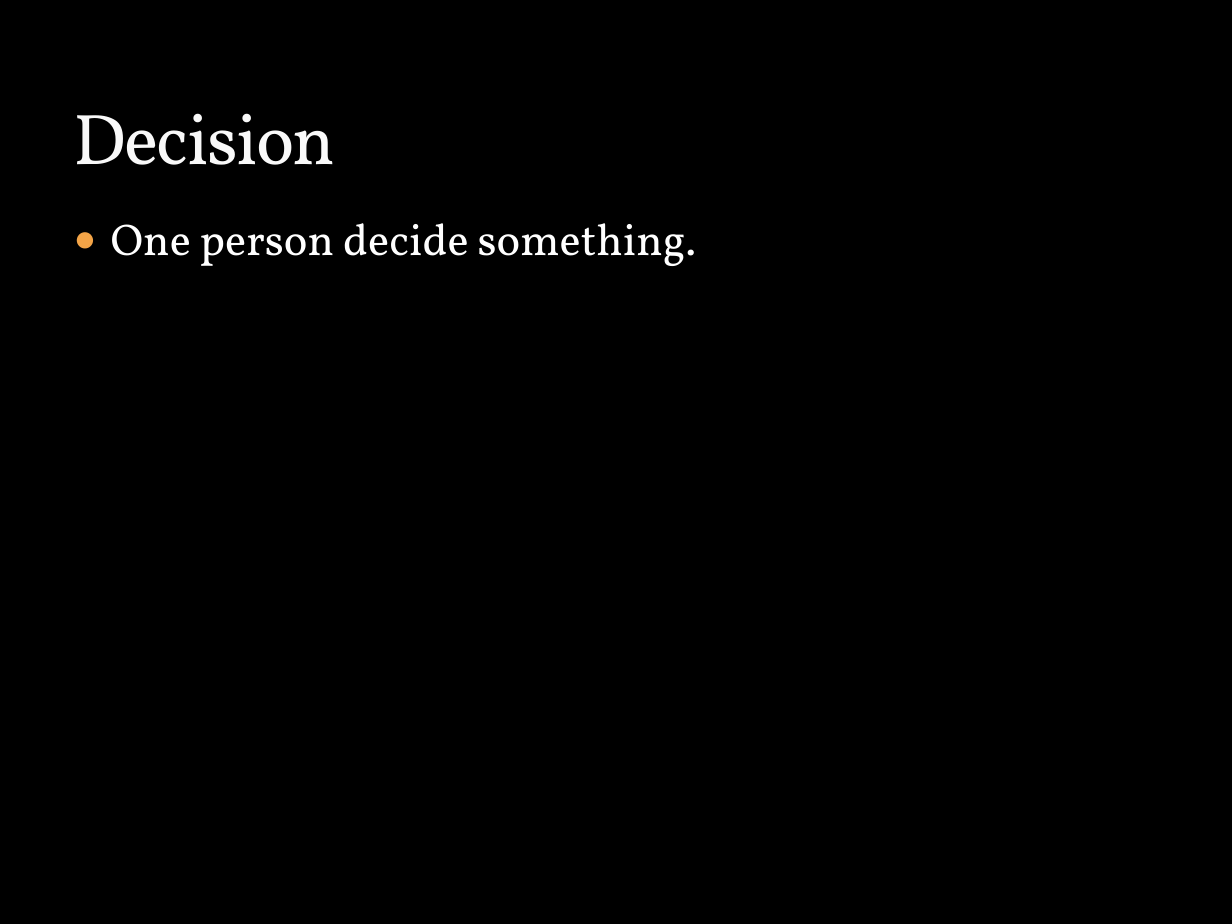
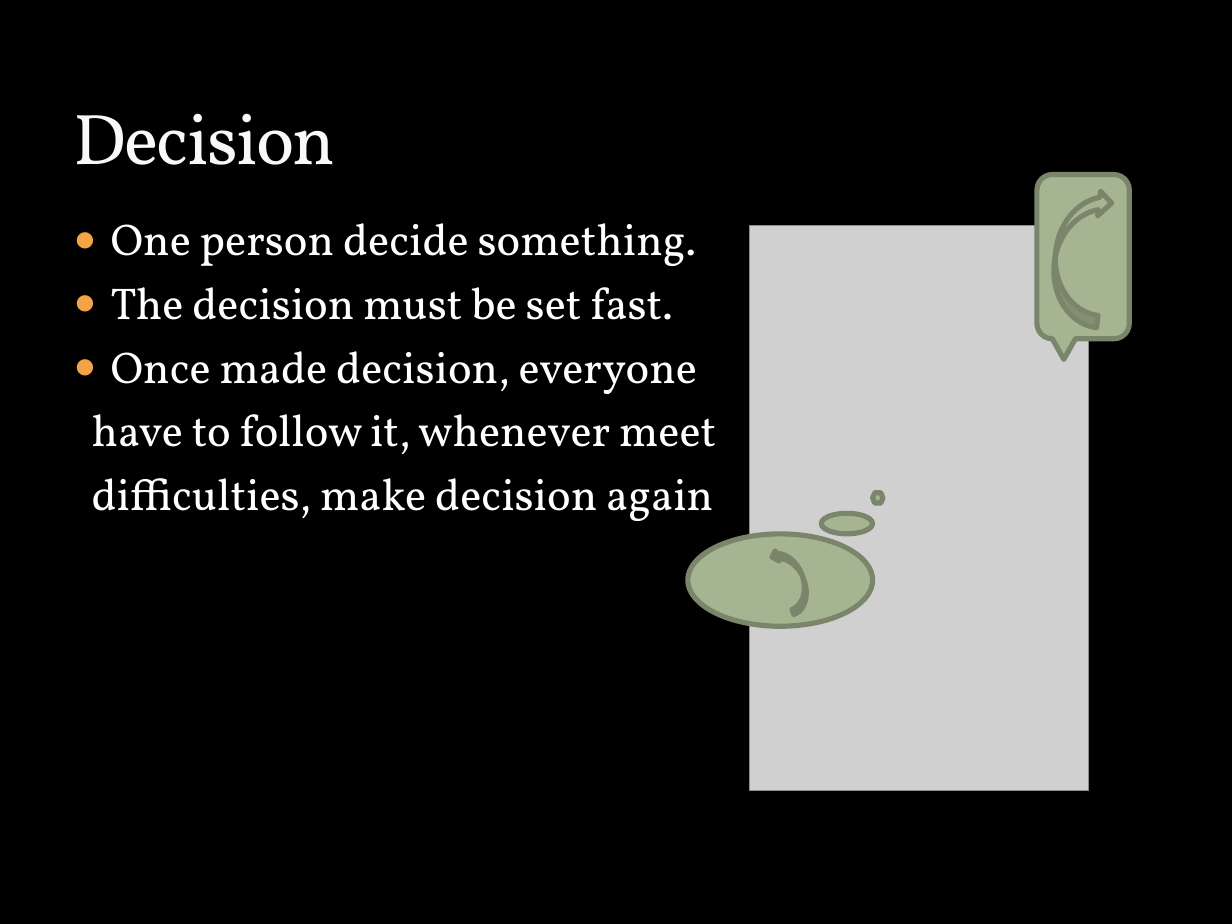
Before and after one commit to liyistc/cleansync, a slide deck: slide 9 of Lightning talk.pptx. Drawn at 1232x924 pixels with LibreOffice and Linux fonts; fonts in the diff are those of the drawing; grey boxes stand for pictures; background and template pictures are left out. Boxes give left, top, right and bottom in pixels: in the first picture for what was removed or moved away, otherwise in the second. Text is boxed around its words. In the diff, an @@ line names an element or a change of style, - is before the commit and + after.

```diff
--- a/Lightning talk.pptx
+++ b/Lightning talk.pptx
@@ rounded speech box added at (1037,175,1130,339), fill #A5B592, outline #7A866C 3 pt @@
@@ curved left arrow added at (1048,185,1113,328), fill #A5B592, outline #7A866C 3 pt @@
@@ picture added at (749,225,1088,790) @@
@@ text at (92,287,716,521): paragraphs added @@
+● The decision must be set fast.
+● Once made decision, everyone
+have to follow it, whenever meet
+difficulties, make decision again
@@ flow chart preparation added at (872,493,882,503), fill #A5B592, outline #7A866C 3 pt @@
@@ ellipse added at (687,533,872,626), fill #A5B592, outline #7A866C 3 pt @@
@@ ellipse added at (822,514,873,535), fill #A5B592, outline #7A866C 3 pt @@
@@ curved up arrow added at (770,544,814,614), fill #A5B592, outline #7A866C 3 pt @@
```
Also in this commit, not shown: 3 other slides changed, 1 slide removed.
